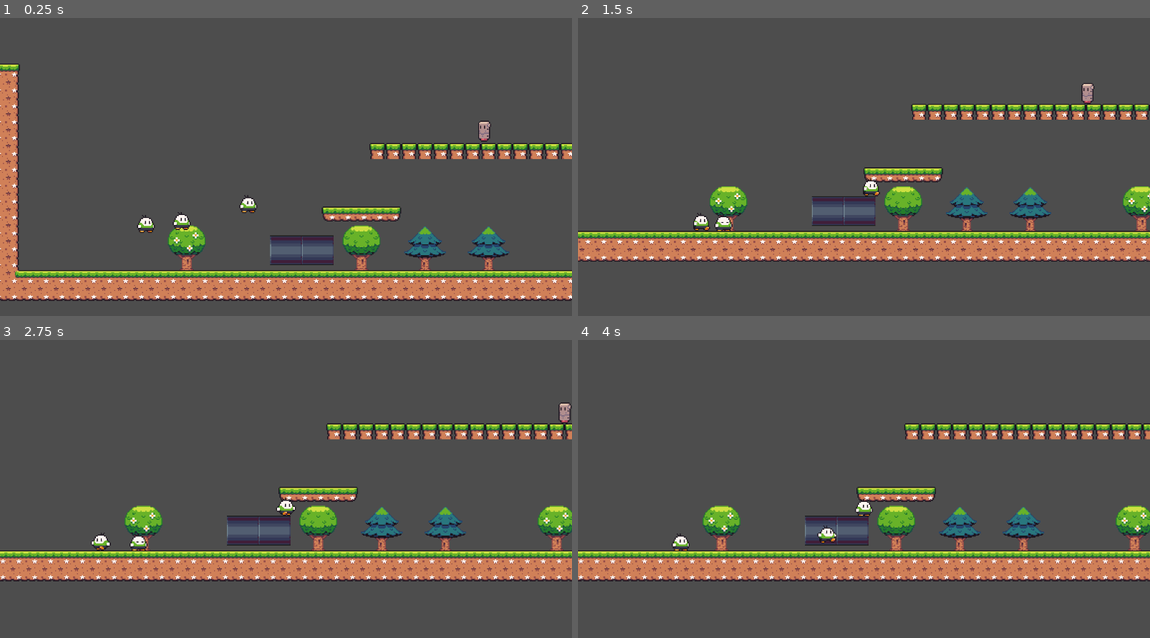
Above: before the commit, frames 1-4 (two rows, left to right).
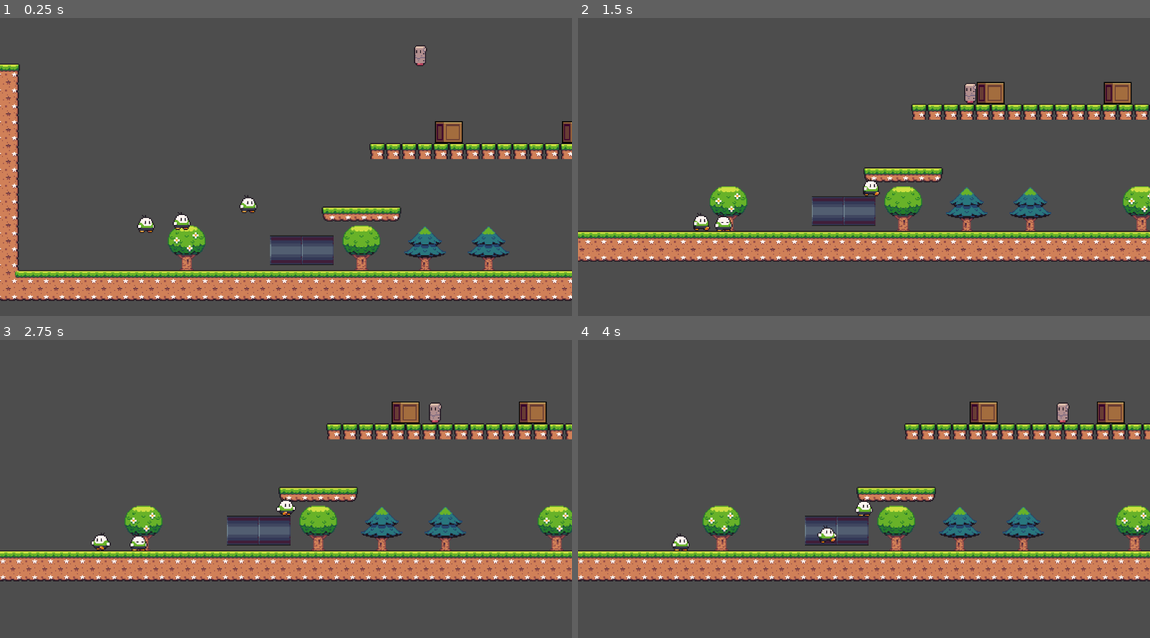
Above: after the commit, the same moments.

Repository: MicaelBernardi/GodotTeste
Game: Godot game, scene res://levels/world_01.tscn
The game is run twice, just before and just after one commit, with the same random seed, the same clock (stepped at 60 frames per second) and the same inputs.
Inputs:
- Up to frame 1 (0.25 s): no input
- Up to frame 2 (1.5 s): tap Enter (ui_accept) at 0.5, 0.77 s; hold Right (ui_right) from 0.53 s (still down); tap E (empurrar) at 0.6 s; tap Tab (trocar_personagem) at 1.35 s
- Up to frame 3 (2.75 s): tap Enter (ui_accept) at 1.52 s; release Right (ui_right) at 2.03 s; hold Left (ui_left) from 2.03 s (still down); tap E (empurrar) at 2.1 s
- Up to frame 4 (4 s): release Left (ui_left) at 2.78 s; hold Right (ui_right) from 2.78 s (still down); tap Tab (trocar_personagem) at 2.85 s; tap Enter (ui_accept) at 3.02, 3.77 s; tap E (empurrar) at 3.6 s

The runs differ from the first frame. In frame 1, 0.8% of the frame differs, in the area x 72-100%, y 9-43%; in frame 2, 1.0%, in the area x 67-97%, y 21-29%; in frame 3, 1.0%; in frame 4, 0.9%.

Commit message:
Cientista Ok + esconderijo Ok

Diff:
--- a/actors/enemy.tscn
+++ b/actors/enemy.tscn
@@ -47,17 +47,12 @@
 script = ExtResource("1_8yred")
 
 [node name="CollisionShape2D" type="CollisionShape2D" parent="."]
-position = Vector2(69, 97)
+position = Vector2(9, 21)
 shape = SubResource("CapsuleShape2D_8yred")
 
 [node name="AnimatedSprite2D" type="AnimatedSprite2D" parent="."]
-position = Vector2(69, 93)
+position = Vector2(9, 17)
 sprite_frames = SubResource("SpriteFrames_5fif6")
 animation = &"run "
 
 [node name="NavigationAgent2D" type="NavigationAgent2D" parent="."]
-
-[node name="RayCast2D" type="RayCast2D" parent="."]
-position = Vector2(76, 89)
-target_position = Vector2(20, 20)
-collision_mask = 2
--- a/levels/world_01.tscn
+++ b/levels/world_01.tscn
@@ -10,6 +10,7 @@
 [ext_resource type="Texture2D" uid="uid://ew2jx85jafty" path="res://assets/Free Industrial Zone Tileset/1 Tiles/IndustrialTile_61.png" id="5_dgy4p"]
 [ext_resource type="Texture2D" uid="uid://c632glsraj6oo" path="res://assets/dougras/botao.png" id="5_fwd2m"]
 [ext_resource type="Script" uid="uid://tul3m1w0xmfx" path="res://scripts/caixa.gd" id="6_j8rs1"]
+[ext_resource type="Texture2D" uid="uid://dikb1l4yaqnqp" path="res://assets/Free Industrial Zone Tileset/3 Objects/Box1.png" id="7_gin1p"]
 [ext_resource type="Texture2D" uid="uid://qopjy3a16pj" path="res://assets/dougras/caixa.png" id="7_or7x1"]
 [ext_resource type="Script" uid="uid://n73a3s265hku" path="res://scripts/player2.gd" id="9_0heyt"]
 [ext_resource type="PackedScene" uid="uid://dl6o5iqsn78ti" path="res://actors/player_2.tscn" id="9_tii1u"]
@@ -163,6 +164,22 @@
 [sub_resource type="RectangleShape2D" id="RectangleShape2D_dgy4p"]
 size = Vector2(64, 30)
 
+[sub_resource type="TileSetAtlasSource" id="TileSetAtlasSource_dl4q8"]
+texture = ExtResource("7_gin1p")
+0:0/0 = 0
+0:0/0/custom_data_0 = true
+1:0/0 = 0
+1:0/0/custom_data_0 = true
+0:1/0 = 0
+0:1/0/custom_data_0 = true
+1:1/0 = 0
+1:1/0/custom_data_0 = true
+
+[sub_resource type="TileSet" id="TileSet_8drao"]
+custom_data_layer_0/name = "esconderijo"
+custom_data_layer_0/type = 1
+sources/0 = SubResource("TileSetAtlasSource_dl4q8")
+
 [sub_resource type="RectangleShape2D" id="RectangleShape2D_o58wf"]
 size = Vector2(55, 94)
 
@@ -201,6 +218,10 @@
 [node name="CollisionShape2D" type="CollisionShape2D" parent="level/tubos/tubo"]
 position = Vector2(30, 0)
 shape = SubResource("RectangleShape2D_dgy4p")
+
+[node name="esconderijo" type="TileMapLayer" parent="level"]
+tile_map_data = PackedByteArray("AAAjAAIAAAAAAAAAAAAjAAMAAAAAAAEAAAAkAAIAAAABAAAAAAAkAAMAAAABAAEAAAAbAAIAAAAAAAAAAAAbAAMAAAAAAAEAAAAcAAIAAAABAAAAAAAcAAMAAAABAAEAAAA=")
+tile_set = SubResource("TileSet_8drao")
 
 [node name="StaticBody2D" type="StaticBody2D" parent="."]
 position = Vector2(827, 182)
--- a/scripts/caixa.gd
+++ b/scripts/caixa.gd
@@ -1,7 +1 @@
 extends RigidBody2D
-
-@onready var parede := $"../StaticBody2D/parede"
-@onready var sprite_parede := $"../StaticBody2D/spriteparede"
-
-func _ready() -> void:
-	pass
--- a/scripts/enemy.gd
+++ b/scripts/enemy.gd
@@ -1,93 +1,143 @@
 extends CharacterBody2D
 
-@export var speed: float = 50.0
-@export var distancia_deteccao: float = 150.0
-@export var distancia_ataque: float = 20.0
+# --- CONFIGURAÇÕES DE DETECÇÃO ---
+@export var distancia_deteccao: float = 40.0
+@export var tolerancia_altura: float = 40.0
+@export var distancia_perda_vista: float = 300.0
 
-# Ajuste este valor! Ele deve ser MAIOR que a metade da largura do seu Inimigo.
-# Ex: Se o inimigo tem 40px de largura, coloque isso como 22.0 ou 25.0
+# --- MOVIMENTAÇÃO ---
+@export var walk_speed: float = 40.0
+@export var run_speed: float = 120.0
 @export var distancia_sensor_x: float = 25.0
 
-@onready var floor_detector: RayCast2D = $RayCast2D
+# --- COMPORTAMENTO ---
+@export var tempo_min_parado: float = 1.0
+@export var tempo_max_parado: float = 3.0
+@export var tempo_min_andando: float = 1.0
+@export var tempo_max_andando: float = 4.0
+
 @onready var sprite: AnimatedSprite2D = $AnimatedSprite2D
 
 var player: Node2D = null
-var direcao_patrulha := 1
+var direcao_movimento := 1
+
+enum Estado { OCIOSO, VAGANDO, PERSEGUINDO }
+var estado_atual = Estado.OCIOSO
+var tempo_no_estado: float = 0.0
 
 func _ready():
+	randomize()
 	var players = get_tree().get_nodes_in_group("player")
 	if players.size() > 0:
 		player = players[0]
-
-	# --- CONFIGURAÇÃO DO SENSOR ---
-	floor_detector.enabled = true
-	floor_detector.add_exception(self)
-
-	# O raio agora vai um pouco para baixo (30) e levemente para trás (-5)
-	# Isso cria uma diagonal que evita "falsos positivos" na pontinha da plataforma
-	floor_detector.target_position = Vector2(0, 40)
-	floor_detector.position.x = distancia_sensor_x
+	_trocar_para_ocioso()
 
 func _physics_process(delta):
-	# Gravidade
 	if not is_on_floor():
 		velocity += get_gravity() * delta
 
-	if player:
-		var distancia = global_position.distance_to(player.global_position)
-		var dif_altura = abs(player.global_position.y - global_position.y)
+	_verificar_deteccao_player()
 
-		# Lógica de Perseguição
-		if distancia < distancia_deteccao and dif_altura < 50:
-			if distancia > distancia_ataque:
-				_tentar_perseguir()
-			else:
-				velocity.x = 0 # Perto demais, para para atacar
-				_olhar_para_player() # Mantém o olhar no player
-		else:
-			_patrulhar()
-	else:
-		_patrulhar()
+	match estado_atual:
+		Estado.OCIOSO:
+			velocity.x = 0
+			_processar_timer_aleatorio(delta)
+
+		Estado.VAGANDO:
+			_mover_com_seguranca(walk_speed)
+			_processar_timer_aleatorio(delta)
+
+		Estado.PERSEGUINDO:
+			_perseguir_player()
 
 	_virar_sprite()
 	move_and_slide()
 
-func _patrulhar():
-	# Posiciona o sensor na frente
-	floor_detector.position.x = distancia_sensor_x * direcao_patrulha
-	floor_detector.force_raycast_update()
+	for i in get_slide_collision_count():
+		var col = get_slide_collision(i)
+		if col.get_collider().is_in_group("player"):
+			print("PEGOU! DANO!")
 
-	# Verifica: Se não tem chão ou bateu na parede
-	if not floor_detector.is_colliding() or is_on_wall():
-		direcao_patrulha *= -1
-		# Atualiza sensor imediatamente para o outro lado
-		floor_detector.position.x = distancia_sensor_x * direcao_patrulha
+func _verificar_deteccao_player():
+	if not player: return
 
-	velocity.x = direcao_patrulha * speed
+	# --- PRIORIDADE MÁXIMA: O ESCONDERIJO ---
+	# Esta verificação TEM que vir antes de calcular distâncias!
+	# Usamos .get() para evitar erro caso o script do player mude
+	if player.get("esta_escondido") == true:
 
-func _tentar_perseguir():
-	var direcao_player := 1 if player.global_position.x > global_position.x else -1
+		# Se eu estava correndo atrás dele e ele sumiu:
+		if estado_atual == Estado.PERSEGUINDO:
+			print("Inimigo: Onde ele foi?? (Player entrou no esconderijo)")
+			_trocar_para_ocioso()
 
-	# Posiciona o sensor na direção que QUEREMOS ir
-	floor_detector.position.x = distancia_sensor_x * direcao_player
-	floor_detector.force_raycast_update()
+		# O "return" aqui é o segredo.
+		# Ele obriga o código a PARAR de ler. Ele nem vai ver a distância.
+		return
+	# ---------------------------------------
 
-	# Segurança: Se não tiver chão na frente, NÃO ANDA.
-	if not floor_detector.is_colliding() and is_on_floor():
+	# Só se o código passar dali de cima ele calcula isso:
+	var dist = global_position.distance_to(player.global_position)
+	var alt = abs(player.global_position.y - global_position.y)
+
+	# REGRAS PARA COMEÇAR A PERSEGUIR:
+	if dist < distancia_deteccao and alt < tolerancia_altura:
+		if estado_atual != Estado.PERSEGUINDO:
+			print("VI O PLAYER NO MEU NÍVEL!")
+			estado_atual = Estado.PERSEGUINDO
+
+	# REGRAS PARA PARAR DE PERSEGUIR:
+	elif estado_atual == Estado.PERSEGUINDO:
+		if dist > distancia_perda_vista or alt > (tolerancia_altura * 1.5):
+			print("Perdi o player (foi pra longe)")
+			_trocar_para_ocioso()
+
+func _tem_chao_na_frente() -> bool:
+	var transform_teste = global_transform.translated(Vector2(distancia_sensor_x * direcao_movimento, 0))
+	return test_move(transform_teste, Vector2(0, 10))
+
+func _perseguir_player():
+	if player.global_position.x > global_position.x:
+		direcao_movimento = 1
+	else:
+		direcao_movimento = -1
+
+	var tem_chao = _tem_chao_na_frente()
+	if not tem_chao:
 		velocity.x = 0
-		# Opcional: Se ele travar na borda olhando pro player,
-		# você pode descomentar a linha abaixo para ele ficar "nervoso" andando no lugar
-		# _patrulhar()
 	else:
-		velocity.x = direcao_player * speed
+		velocity.x = direcao_movimento * run_speed
+
+func _mover_com_seguranca(velocidade_atual: float):
+	var tem_chao = _tem_chao_na_frente()
+	var bateu_parede = is_on_wall()
+
+	if not tem_chao or bateu_parede:
+		direcao_movimento *= -1
+		velocity.x = direcao_movimento * velocidade_atual
+	else:
+		velocity.x = direcao_movimento * velocidade_atual
+
+func _processar_timer_aleatorio(delta):
+	tempo_no_estado -= delta
+	if tempo_no_estado <= 0:
+		if estado_atual == Estado.OCIOSO: _trocar_para_vagando()
+		else: _trocar_para_ocioso()
+
+func _trocar_para_ocioso():
+	estado_atual = Estado.OCIOSO
+	velocity.x = 0
+	tempo_no_estado = randf_range(tempo_min_parado, tempo_max_parado)
+
+func _trocar_para_vagando():
+	estado_atual = Estado.VAGANDO
+	var direcoes = [-1, 1]
+	direcao_movimento = direcoes.pick_random()
+	tempo_no_estado = randf_range(tempo_min_andando, tempo_max_andando)
 
 func _olhar_para_player():
-	if player.global_position.x > global_position.x:
-		sprite.flip_h = false
-	else:
-		sprite.flip_h = true
+	if player.global_position.x > global_position.x: sprite.flip_h = false
+	else: sprite.flip_h = true
 
 func _virar_sprite():
-	# Vira baseado no movimento real
-	if abs(velocity.x) > 0.1:
-		sprite.flip_h = velocity.x < 0
+	if abs(velocity.x) > 0.1: sprite.flip_h = velocity.x < 0
--- a/scripts/player1.gd
+++ b/scripts/player1.gd
@@ -9,6 +9,13 @@
 const DISTANCIA_DETECCAO_TETO := 15.0
 
 @onready var animation: AnimatedSprite2D = $animation
+
+# --- NOVO: Referência para os esconderijos ---
+# Arraste o seu "TileMapLayer" de esconderijos para cá no Inspector
+@onready var layer_esconderijos: TileMapLayer = $"../level/esconderijo"
+
+# --- NOVO: Variável de Estado ---
+var esta_escondido: bool = false
 
 var is_jumping := false
 var ativo := true
@@ -22,7 +29,25 @@
 
 func _physics_process(delta: float) -> void:
 	if not in_tube:
-		# --- LÓGICA DE GRUDAR NO TETO (SETINHA PRA CIMA) ---
+
+		# --- NOVO: LÓGICA DE ESCONDER ---
+		# Verifica se apertou CIMA para Entrar ou Sair
+		if Input.is_action_just_pressed("ui_up"):
+			if esta_escondido:
+				_sair_do_esconderijo()
+				return # Impede que ele tente pular ou agarrar teto no mesmo frame
+			else:
+				if _tentar_entrar_esconderijo():
+					return # Se entrou, não faz mais nada
+
+		# Se estiver escondido, para tudo e não processa física
+		if esta_escondido:
+			velocity = Vector2.ZERO
+			animation.play("idle") # Ou uma animação de "duck/agachar"
+			return
+		# ----------------------------------
+
+		# --- LÓGICA DE GRUDAR NO TETO (Mantida, mas agora no 'else' do esconderijo) ---
 		if Input.is_action_just_pressed("ui_up"):
 			if escalando_teto:
 				escalando_teto = false
@@ -45,7 +70,7 @@
 		# --- COMPORTAMENTO DA FÍSICA ---
 		if escalando_teto:
 			velocity.y = -10.0 # Mantém grudado no teto
-			animation.flip_v = false # GARANTE QUE NÃO VIRE DE CABEÇA PRA BAIXO
+			animation.flip_v = false
 		else:
 			animation.flip_v = false
 			if not is_on_floor():
@@ -103,8 +128,6 @@
 					velocity.x = direction * SPEED
 					animation.scale.x = direction
 
-					# Se estiver escalando o teto, toca animação de correr (ou outra se tiver)
-					# Se não, toca animação normal
 					if escalando_teto:
 						animation.play("run")
 					elif not is_jumping:
@@ -139,8 +162,52 @@
 		move_and_slide()
 
 # --- FUNÇÕES AUXILIARES ---
+
+# --- NOVO: Funções de Esconderijo ---
+func _tentar_entrar_esconderijo() -> bool:
+	if not layer_esconderijos:
+		print("ERRO: Nó layer_esconderijos não encontrado!")
+		return false
+
+	# 1. Converte a posição global do player para a posição dentro do mapa
+	var posicao_local = layer_esconderijos.to_local(global_position)
+	var coords = layer_esconderijos.local_to_map(posicao_local)
+
+	print("--------------------------------")
+	print("Player está na coordenada do mapa: ", coords)
+
+	# 2. Tenta pegar os dados do tile nessa coordenada
+	var dados = layer_esconderijos.get_cell_tile_data(coords)
+
+	if dados:
+		print("Achei um tile aqui!")
+		# Verifica se a flag 'esconderijo' existe e é verdadeira
+		var valor_esconderijo = dados.get_custom_data("esconderijo")
+		print("Valor do Custom Data 'esconderijo': ", valor_esconderijo)
+
+		if valor_esconderijo == true:
+			print("SUCESSO: É um esconderijo válido!")
+			esta_escondido = true
+			modulate.a = 0.5
+			return true
+		else:
+			print("FALHA: O tile existe, mas a caixinha 'esconderijo' não está marcada no TileSet.")
+	else:
+		print("FALHA: Não tem nenhum tile nesta coordenada da camada 'esconderijo'.")
+		print("Dica: Verifique se você pintou a caixa no nó correto!")
+
+	print("--------------------------------")
+	return false
+
+func _sair_do_esconderijo():
+	print("Player: Sai do esconderijo!")
+	esta_escondido = false
+	modulate.a = 1.0 # Volta cor normal
+# ------------------------------------
+
 func _alternar_parede() -> void:
-	var parede = $"../StaticBody2D/parede"
+	# Jeito seguro usando acesso direto se possível ou GetNode
+	var parede = $"../StaticBody2D/parede" # Cuidado com caminhos relativos!
 	var sprite = $"../StaticBody2D/spriteparede"
 	if parede and sprite:
 		var esta_desativada = parede.disabled
Not shown: 1 places in levels/world_01.tscn that only renumber resources
